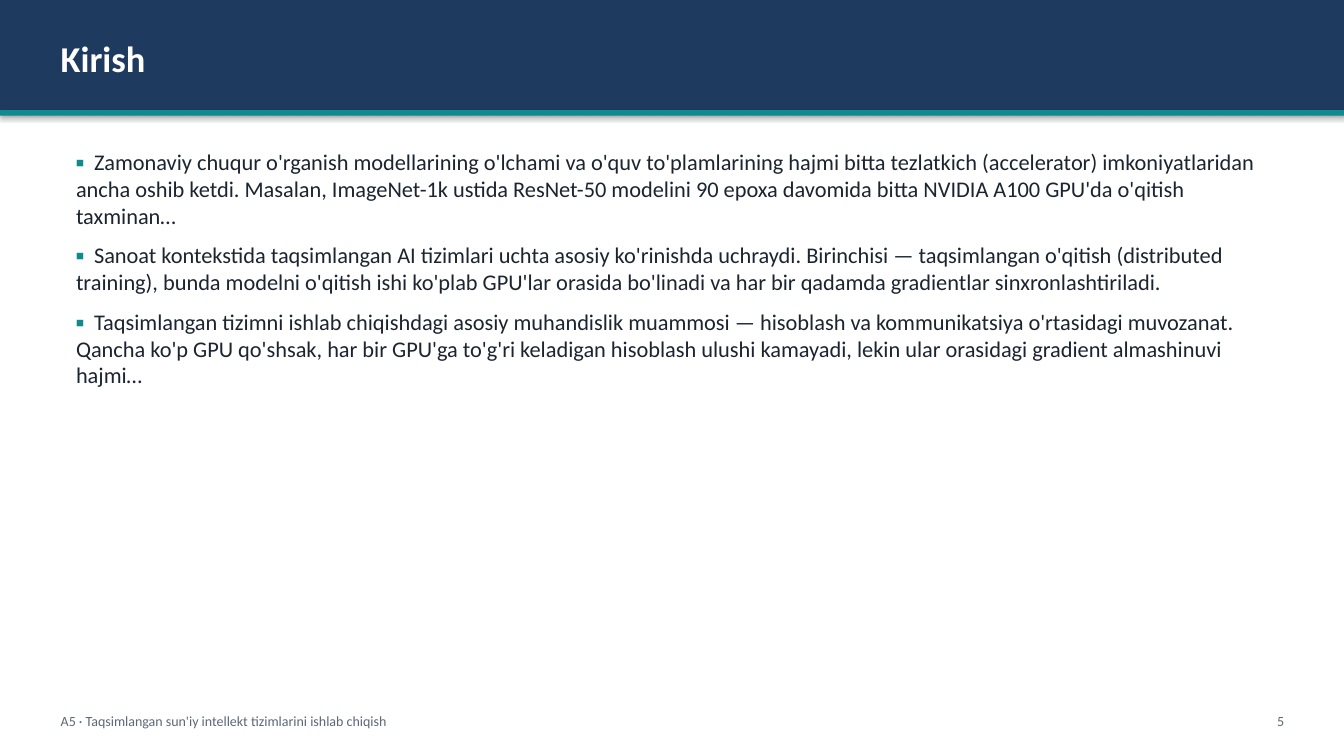
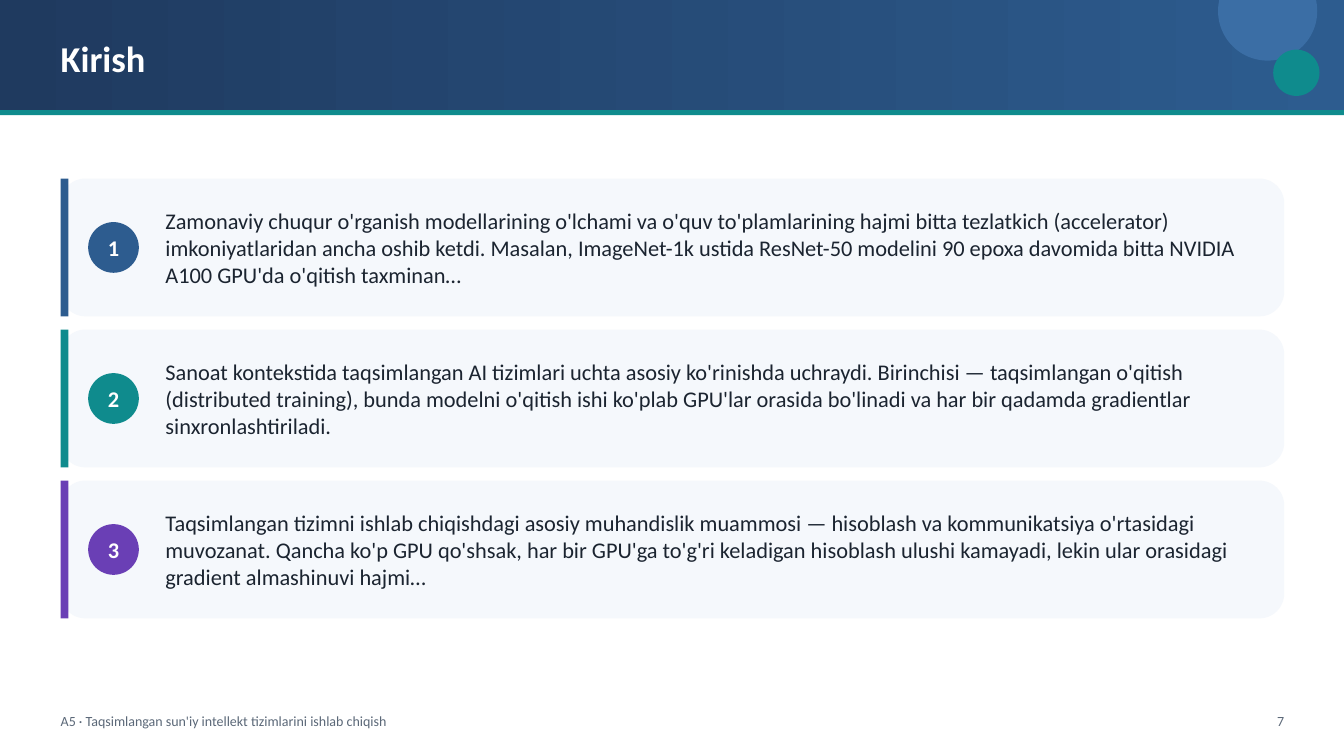
Before and after one commit to sayka7/ktm_labs, a slide deck: slide 7 of slaydlar/A5.pptx (slide 5 before the commit). Drawn at 1344x756 pixels with LibreOffice and Linux fonts; fonts in the diff are those of the drawing. Boxes give left, top, right and bottom in pixels: in the first picture for what was removed or moved away, otherwise in the second. Text is boxed around its words. In the diff, an @@ line names an element or a change of style, - is before the commit and + after.

```diff
--- a/slaydlar/A5.pptx
+++ b/slaydlar/A5.pptx
@@ rectangle at [0,0,1344,110]: fill #1F3A5F to gradient #1F3A5F to #2D5C8F; shadow off @@
@@ ellipse added at [1218,0,1317,60], fill #3B6EA5 @@
@@ ellipse added at [1273,49,1320,96], fill #0F8B8D @@
@@ rectangle at [0,110,1344,115]: shadow off @@
@@ rounded rectangle added at [60,178,1285,317], fill #F5F8FC @@
@@ rectangle added at [60,178,69,317], fill #2D5C8F @@
@@ ellipse added at [88,222,138,272], fill #2D5C8F, 16 pt, text #FFFFFF, bold @@
+1
@@ text added at [165,213,1234,287], 16 pt, text #1B2430 @@
+Zamonaviy chuqur o'rganish modellarining o'lchami va o'quv to'plamlarining hajmi bitta tezlatkich (accelerator) imkoniyatlaridan ancha oshib ketdi. Masalan, ImageNet-1k ustida ResNet-50 modelini 90 epoxa davomida bitta NVIDIA A100 GPU'da o'qitish taxminan…
@@ rounded rectangle added at [60,330,1285,468], fill #F5F8FC @@
@@ rectangle added at [60,330,69,468], fill #0F8B8D @@
@@ text "Sanoat kontekstida taqsimlangan AI tizimlari ..." at [165,364,1190,434]: vertical alignment top to middle @@
@@ ellipse added at [88,373,138,423], fill #0F8B8D, 16 pt, text #FFFFFF, bold @@
+2
@@ text at [165,364,1190,434]: text changed @@
-▪ Zamonaviy chuqur o'rganish modellarining o'lchami va o'quv to'plamlarining hajmi bitta tezlatkich (accelerator) imkoniyatlaridan ancha oshib ketdi. Masalan, ImageNet-1k ustida ResNet-50 modelini 90 epoxa davomida bitta NVIDIA A100 GPU'da o'qitish taxminan…
-▪ Sanoat kontekstida taqsimlangan AI tizimlari uchta asosiy ko'rinishda uchraydi. Birinchisi — taqsimlangan o'qitish (distributed training), bunda modelni o'qitish ishi ko'plab GPU'lar orasida bo'linadi va har bir qadamda gradientlar sinxronlashtiriladi.
-▪ Taqsimlangan tizimni ishlab chiqishdagi asosiy muhandislik muammosi — hisoblash va kommunikatsiya o'rtasidagi muvozanat. Qancha ko'p GPU qo'shsak, har bir GPU'ga to'g'ri keladigan hisoblash ulushi kamayadi, lekin ular orasidagi gradient almashinuvi hajmi…
+Sanoat kontekstida taqsimlangan AI tizimlari uchta asosiy ko'rinishda uchraydi. Birinchisi — taqsimlangan o'qitish (distributed training), bunda modelni o'qitish ishi ko'plab GPU'lar orasida bo'linadi va har bir qadamda gradientlar sinxronlashtiriladi.
@@ rounded rectangle added at [60,481,1285,619], fill #F5F8FC @@
@@ rectangle added at [60,481,69,619], fill #6A3FB5 @@
@@ ellipse added at [88,524,138,575], fill #6A3FB5, 16 pt, text #FFFFFF, bold @@
+3
@@ text added at [165,515,1227,589], 16 pt, text #1B2430 @@
+Taqsimlangan tizimni ishlab chiqishdagi asosiy muhandislik muammosi — hisoblash va kommunikatsiya o'rtasidagi muvozanat. Qancha ko'p GPU qo'shsak, har bir GPU'ga to'g'ri keladigan hisoblash ulushi kamayadi, lekin ular orasidagi gradient almashinuvi hajmi…
@@ text at [1277,717,1284,726]: text changed @@
-5
+7
```
Also in this commit, not shown: 47 other slides changed, 10 slides added, 21 other files.
